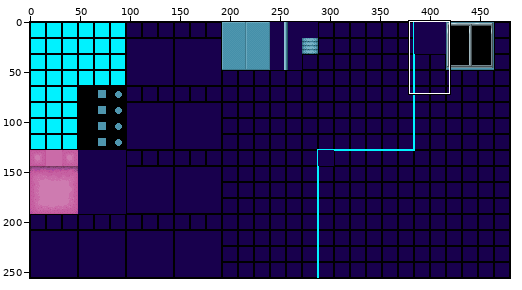
File history of a sprite sheet, Yume Nikki Fangame/ChipSet/balcony.png. The first picture is a wide view before the edit; the outline marks the close-up.
Close-up. Old version:
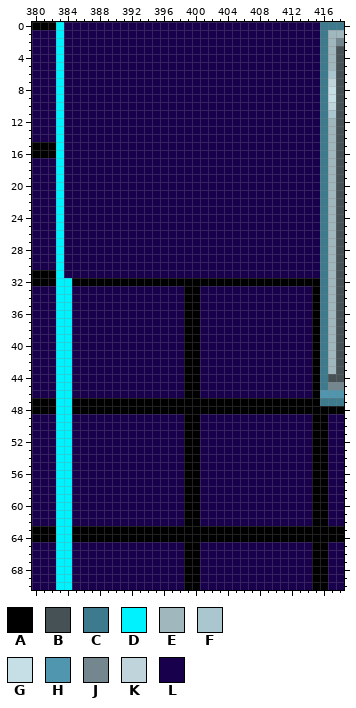
The file is 480x256 pixels. Shown: x 380..418, y 0..70.
Palette (. is transparent): A #000000  B #465155  C #3e7a8e  D #00f2ff  E #a0b7be  F #aac6ce  G #c6dfe7  H #4f96ae  J #75878e  K #c0d4db  L #18004d
Pixels before (only the part around the change), first column x 380:
 0 AAADLLLLLLLLLLLLLLLLLLLLLLLLLLLLLLLLCCC
 1 LLLDLLLLLLLLLLLLLLLLLLLLLLLLLLLLLLLLCEE
 2 LLLDLLLLLLLLLLLLLLLLLLLLLLLLLLLLLLLLCEJ
 3 LLLDLLLLLLLLLLLLLLLLLLLLLLLLLLLLLLLLCEB
 4 LLLDLLLLLLLLLLLLLLLLLLLLLLLLLLLLLLLLCEB
 5 LLLDLLLLLLLLLLLLLLLLLLLLLLLLLLLLLLLLCEB
 6 LLLDLLLLLLLLLLLLLLLLLLLLLLLLLLLLLLLLCFB
 7 LLLDLLLLLLLLLLLLLLLLLLLLLLLLLLLLLLLLCKB
 8 LLLDLLLLLLLLLLLLLLLLLLLLLLLLLLLLLLLLCGB
 9 LLLDLLLLLLLLLLLLLLLLLLLLLLLLLLLLLLLLCGB
10 LLLDLLLLLLLLLLLLLLLLLLLLLLLLLLLLLLLLCKB
11 LLLDLLLLLLLLLLLLLLLLLLLLLLLLLLLLLLLLCFB
12 LLLDLLLLLLLLLLLLLLLLLLLLLLLLLLLLLLLLCEB
13 LLLDLLLLLLLLLLLLLLLLLLLLLLLLLLLLLLLLCEB
14 LLLDLLLLLLLLLLLLLLLLLLLLLLLLLLLLLLLLCEB
15 AAADLLLLLLLLLLLLLLLLLLLLLLLLLLLLLLLLCEB
16 AAADLLLLLLLLLLLLLLLLLLLLLLLLLLLLLLLLCEB
17 LLLDLLLLLLLLLLLLLLLLLLLLLLLLLLLLLLLLCEB
18 LLLDLLLLLLLLLLLLLLLLLLLLLLLLLLLLLLLLCEB
19 LLLDLLLLLLLLLLLLLLLLLLLLLLLLLLLLLLLLCEB
20 LLLDLLLLLLLLLLLLLLLLLLLLLLLLLLLLLLLLCEB
21 LLLDLLLLLLLLLLLLLLLLLLLLLLLLLLLLLLLLCEB
22 LLLDLLLLLLLLLLLLLLLLLLLLLLLLLLLLLLLLCEB
23 LLLDLLLLLLLLLLLLLLLLLLLLLLLLLLLLLLLLCEB
24 LLLDLLLLLLLLLLLLLLLLLLLLLLLLLLLLLLLLCEB
25 LLLDLLLLLLLLLLLLLLLLLLLLLLLLLLLLLLLLCEB
26 LLLDLLLLLLLLLLLLLLLLLLLLLLLLLLLLLLLLCEB
27 LLLDLLLLLLLLLLLLLLLLLLLLLLLLLLLLLLLLCEB
28 LLLDLLLLLLLLLLLLLLLLLLLLLLLLLLLLLLLLCEB
29 LLLDLLLLLLLLLLLLLLLLLLLLLLLLLLLLLLLLCEB
30 LLLDLLLLLLLLLLLLLLLLLLLLLLLLLLLLLLLLCEB
31 AAADLLLLLLLLLLLLLLLLLLLLLLLLLLLLLLLLCEB
32 AAADDAAAAAAAAAAAAAAAAAAAAAAAAAAAAAAACEB
33 LLLDDLLLLLLLLLLLLLLAALLLLLLLLLLLLLLACEB
34 LLLDDLLLLLLLLLLLLLLAALLLLLLLLLLLLLLACEB
35 LLLDDLLLLLLLLLLLLLLAALLLLLLLLLLLLLLACEB
36 LLLDDLLLLLLLLLLLLLLAALLLLLLLLLLLLLLACEB
37 LLLDDLLLLLLLLLLLLLLAALLLLLLLLLLLLLLACEB
38 LLLDDLLLLLLLLLLLLLLAALLLLLLLLLLLLLLACEB
39 LLLDDLLLLLLLLLLLLLLAALLLLLLLLLLLLLLACEB
40 LLLDDLLLLLLLLLLLLLLAALLLLLLLLLLLLLLACEB
41 LLLDDLLLLLLLLLLLLLLAALLLLLLLLLLLLLLACEB
42 LLLDDLLLLLLLLLLLLLLAALLLLLLLLLLLLLLACEB
43 LLLDDLLLLLLLLLLLLLLAALLLLLLLLLLLLLLACEB
44 LLLDDLLLLLLLLLLLLLLAALLLLLLLLLLLLLLACBB
45 LLLDDLLLLLLLLLLLLLLAALLLLLLLLLLLLLLACJJ
46 LLLDDLLLLLLLLLLLLLLAALLLLLLLLLLLLLLAHHH
47 AAADDAAAAAAAAAAAAAAAAAAAAAAAAAAAAAAACCC
48 AAADDAAAAAAAAAAAAAAAAAAAAAAAAAAAAAAAAAA
49 LLLDDLLLLLLLLLLLLLLAALLLLLLLLLLLLLLAALL
50 LLLDDLLLLLLLLLLLLLLAALLLLLLLLLLLLLLAALL
51 LLLDDLLLLLLLLLLLLLLAALLLLLLLLLLLLLLAALL
52 LLLDDLLLLLLLLLLLLLLAALLLLLLLLLLLLLLAALL
53 LLLDDLLLLLLLLLLLLLLAALLLLLLLLLLLLLLAALL
54 LLLDDLLLLLLLLLLLLLLAALLLLLLLLLLLLLLAALL
55 LLLDDLLLLLLLLLLLLLLAALLLLLLLLLLLLLLAALL
56 LLLDDLLLLLLLLLLLLLLAALLLLLLLLLLLLLLAALL
57 LLLDDLLLLLLLLLLLLLLAALLLLLLLLLLLLLLAALL
58 LLLDDLLLLLLLLLLLLLLAALLLLLLLLLLLLLLAALL
59 LLLDDLLLLLLLLLLLLLLAALLLLLLLLLLLLLLAALL
60 LLLDDLLLLLLLLLLLLLLAALLLLLLLLLLLLLLAALL
61 LLLDDLLLLLLLLLLLLLLAALLLLLLLLLLLLLLAALL
62 LLLDDLLLLLLLLLLLLLLAALLLLLLLLLLLLLLAALL
63 AAADDAAAAAAAAAAAAAAAAAAAAAAAAAAAAAAAAAA
64 AAADDAAAAAAAAAAAAAAAAAAAAAAAAAAAAAAAAAA
65 LLLDDLLLLLLLLLLLLLLAALLLLLLLLLLLLLLAALL
66 LLLDDLLLLLLLLLLLLLLAALLLLLLLLLLLLLLAALL
67 LLLDDLLLLLLLLLLLLLLAALLLLLLLLLLLLLLAALL
68 LLLDDLLLLLLLLLLLLLLAALLLLLLLLLLLLLLAALL
69 LLLDDLLLLLLLLLLLLLLAALLLLLLLLLLLLLLAALL
70 LLLDDLLLLLLLLLLLLLLAALLLLLLLLLLLLLLAALL
After the commit:
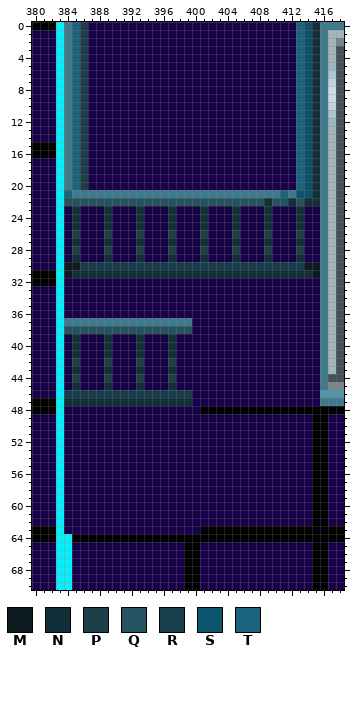
Colours new in this view: M #0d1b20  N #102f39  P #1c3e49  Q #245261  R #163f4d  S #0c546d  T #1a647d
The exact change:
The edit turns colour A into colour C in row 37 at x 399.
The edit turns colour D into colour C in row 37 at x 384.
The edit turns colour L into colour C in rows 0 to 20 at x 384; in row 21 at x 385 to 410 and 412; in row 37 at x 385 to 398.
The edit turns colour A into colour L in row 32 at x 385 to 415; in rows 33 to 36 at x 399 to 400 and 415; in rows 37 to 38 at x 400 and 415; in rows 39 to 45 at x 399 to 400 and 415; in row 46 at x 400 and 415; in row 47 at x 400 to 415.
The edit turns colour A into colour L in row 48 at x 385 to 400; in rows 49 to 62 at x 399 to 400; in row 63 at x 385 to 400.
The edit turns colour D into colour L in rows 32 to 36 at x 384; in rows 39 to 45 at x 384; in rows 48 to 63 at x 384.
The edit turns colour L into colour M in row 30 at x 384 to 385 and 414 to 415; in row 31 at x 384 and 415.
The edit turns colour A into colour N in row 47 at x 385 to 399.
The edit turns colour D into colour N in row 47 at x 384.
The edit turns colour L into colour N in rows 0 to 21 at x 415; in row 22 at x 409, 412 and 414 to 415; in rows 23 to 25 at x 385, 389, 393, 397, 401, 405, 409 and 413; in row 27 at x 385, 389, 393, 397, 401, 405, 409 and 413; in row 29 at x 385, 389, 393, 397, 401, 405, 409 and 413; in row 31 at x 385 to 414.
The edit turns colour L into colour N in rows 39 to 41 at x 385, 389, 393 and 397; in row 43 at x 385, 389, 393 and 397; in row 45 at x 385, 389, 393 and 397.
The edit turns colour L into colour P in rows 0 to 20 at x 386; in row 26 at x 385, 389, 393, 397, 401, 405, 409 and 413; in row 28 at x 385, 389, 393, 397, 401, 405, 409 and 413; in row 42 at x 385, 389, 393 and 397; in row 44 at x 385, 389, 393 and 397.
The edit turns colour A into colour Q in row 38 at x 399.
The edit turns colour D into colour Q in row 38 at x 384.
The edit turns colour L into colour Q in row 22 at x 384 to 408, 410 to 411 and 413; in row 38 at x 385 to 398.
The edit turns colour A into colour R in row 46 at x 399.
The edit turns colour D into colour R in row 46 at x 384.
The edit turns colour L into colour R in row 30 at x 386 to 413; in row 46 at x 385 to 398.
The edit turns colour L into colour S in rows 0 to 20 at x 414; in row 21 at x 413 to 414.
The edit turns colour L into colour T in rows 0 to 20 at x 385 and 413; in row 21 at x 384 and 411.
Pixel boxes of the changes (left, top, right, bottom) in both close-ups:
changed: (64, 22, 320, 534)
